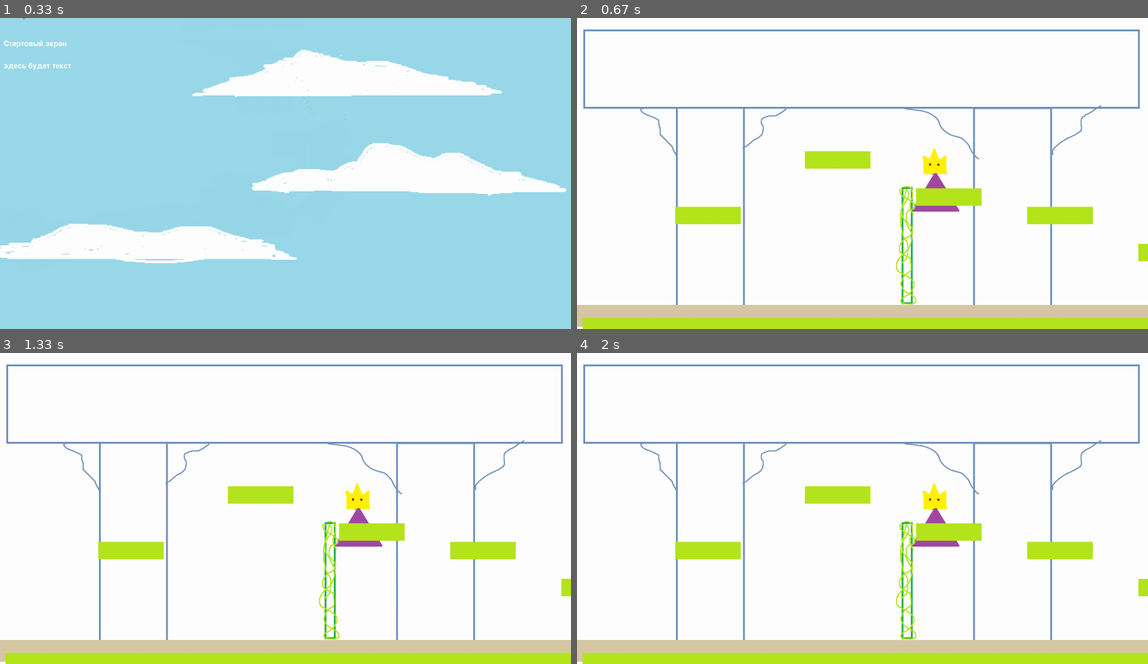
Above: before the commit, frames 1-4 (two rows, left to right).
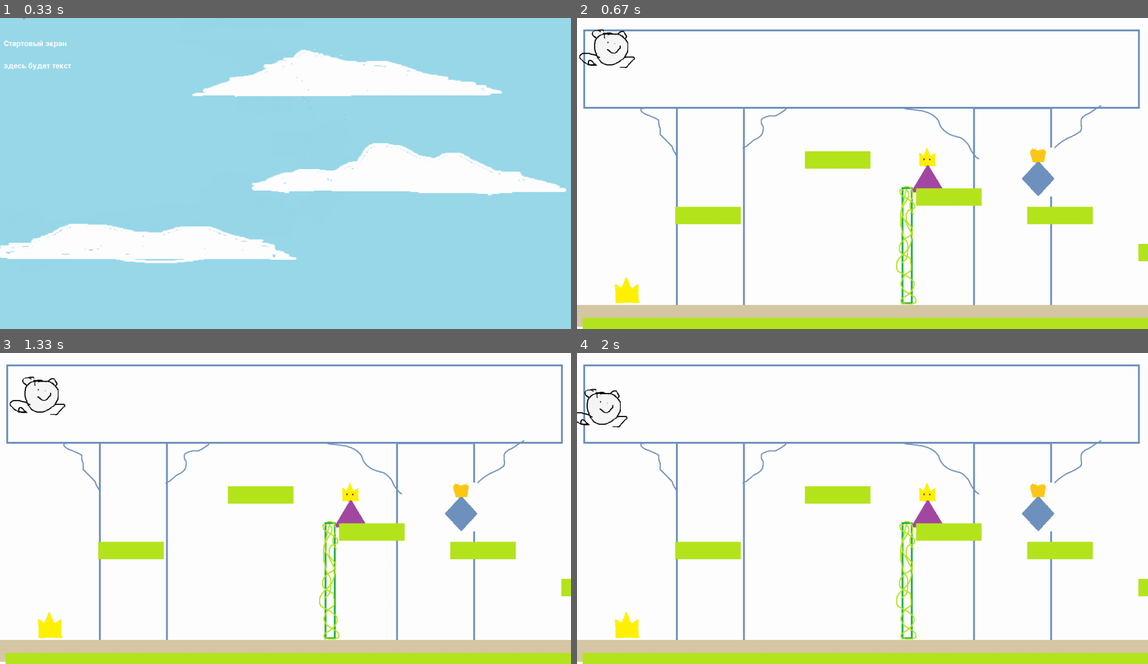
Above: after the commit, the same moments.

Repository: VasTsar/Pygame
Game: pygame game, started from main.py
Same seed, same stepped clock (60 frames per second), same inputs: the game is played once before the commit and once after it.
Inputs:
- Up to frame 1 (0.33 s): no input
- Up to frame 2 (0.67 s): hold Right from 0.33 s (still down)
- Up to frame 3 (1.33 s): release Right at 0.8 s; hold Right 0.83-1.3 s
- Up to frame 4 (2 s): hold Left 1.33-1.87 s; hold Left from 1.9 s (still down)

Frame 1 is identical in both runs. In frame 2, 1.6% of the frame differs, in the area x 0-84%, y 3-92%; in frame 3, 1.6%; in frame 4, 1.6%.

Commit message:
лягушка странно спавнится

Diff:
--- a/data/map.map
+++ b/data/map.map
@@ -5,13 +5,13 @@
 ..................................#................*
 ..................................#................*
 ..................................#................*
-............#.....!...............#................*
+............#.....!.....?.........#................*
 ..................................#................*
 .................(#...............#................*
 .....#..................#.........#................*
 ..................................#................*
 ..............................#...#................*
 ..................................#..%..........%..*
-..................................#.....%....%.....*
+..@...............................#.....%....%.....*
 ...................................................*
 ###################################*****************
--- a/main.py
+++ b/main.py
@@ -153,7 +153,7 @@
 
 
 class Prince(pygame.sprite.Sprite):
-    image = load_image("princess0.png", color_key=-1)
+    image = load_image("prince0.png", color_key=-1)
 
     def __init__(self, pos):
         super().__init__(all_sprites)
@@ -237,8 +237,8 @@
                 Tile('ground_boss', (x, y))
             elif level[y][x] == '!':
                 Tile('princess', (x, y))
-            # elif level[y][x] == '?':
-                # Tile('prince', (x, y))
+            elif level[y][x] == '?':
+                Tile('prince', (x, y))
             elif level[y][x] == '@':
                 Tile('empty', (x, y))
                 new_player = Frog((x, y))
@@ -249,22 +249,12 @@
 if __name__ == '__main__':
     level_map = load_level(map_file)
     personage, max_x, max_y = generate_level(level_map)
+    camera.update(personage)
     running = True
     while running:
         for event in pygame.event.get():
             if event.type == pygame.QUIT:
                 running = False
-            if event.type == pygame.MOUSEBUTTONDOWN:
-                if event.button == 1:
-                    '''if pygame.key.get_mods() & pygame.KMOD_CTRL:
-                        Liana(event.pos)
-                    else:
-                        Balcony(event.pos)
-                elif event.button == 3:
-                    if personage is None:
-                        personage = Frog(event.pos)
-                    else:
-                        personage.rect.topleft = event.pos'''
             if event.type == pygame.KEYDOWN:
                 if personage:
                     if event.key == pygame.K_LEFT:
Binary file changed: data/prince0.png
Binary file changed: data/princess0.png
